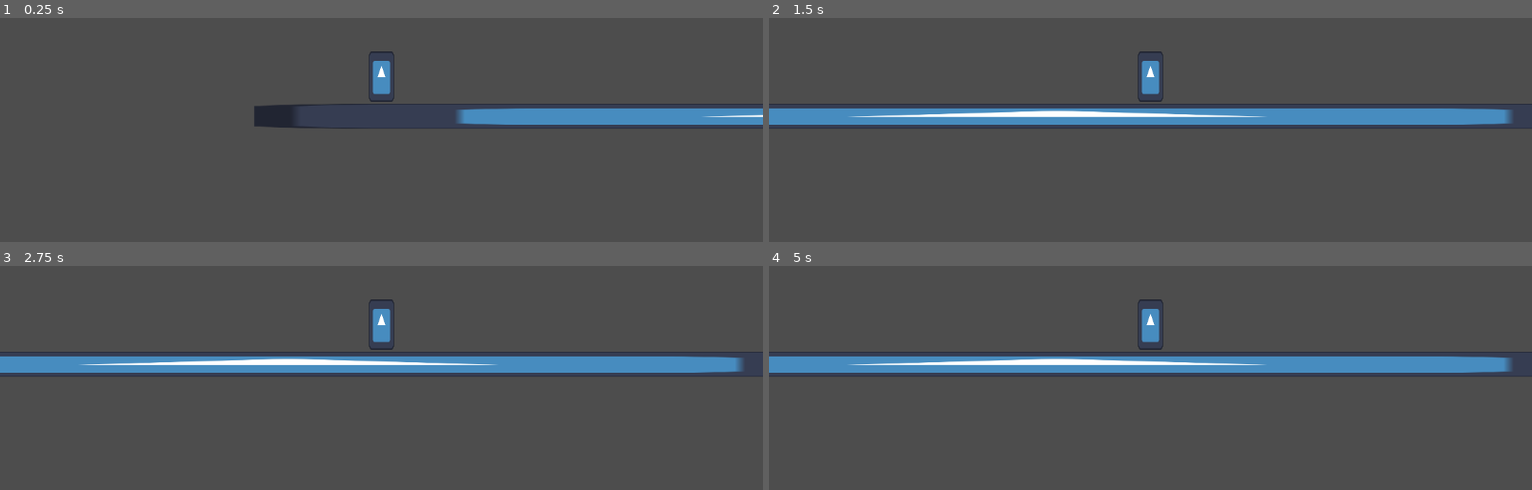
Above: before the commit, frames 1-4 (two rows, left to right).
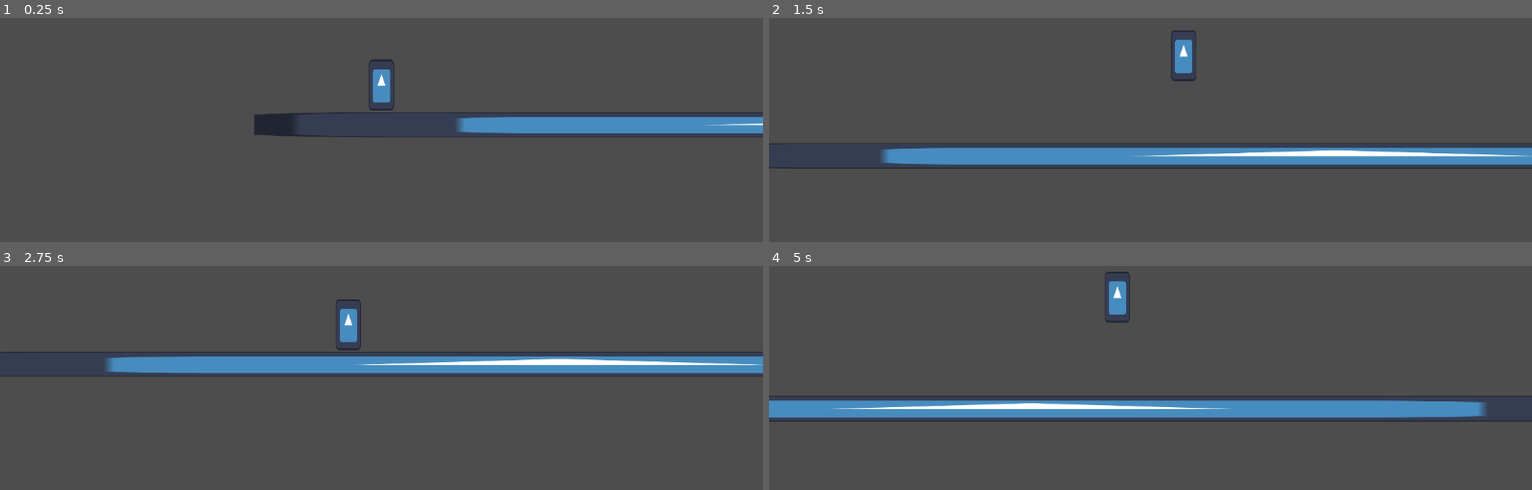
Above: after the commit, the same moments.

Repository: 24206BHS/rewind-time
Game: Godot game, scene res://level.tscn
Same seed, same stepped clock (60 frames per second), same inputs: the game is played once before the commit and once after it. The engine's default icon, where the game draws it, is replaced by a stand-in: a white triangle on a blue panel in a dark square.
Inputs:
- Up to frame 1 (0.25 s): no input
- Up to frame 2 (1.5 s): tap Enter (ui_accept) at 0.5, 0.6, 0.77, 1.07, 1.35 s; hold Right (ui_right) from 0.53 s (still down)
- Up to frame 3 (2.75 s): tap Enter (ui_accept) at 1.52, 1.82, 2.1 s; release Right (ui_right) at 2.03 s; hold Left (ui_left) from 2.03 s (still down)
- Up to frame 4 (5 s): release Left (ui_left) at 2.78 s; hold Right (ui_right) 2.78-4.28 s; tap Enter (ui_accept) at 2.85, 3.02, 3.32, 3.6, 3.77, 4.07, 4.35, 4.52, 4.82 s; hold Left (ui_left) from 4.28 s (still down)

The runs differ from the first frame. In frame 1, 4.5% of the frame differs, in the area x 33-100%, y 14-54%; in frame 2, 16%; in frame 3, 4.2%; in frame 4, 17%, in the area x 0-100%, y 2-70%.

Commit message:
Added rudimentary freezing

Diff:
--- a/character_body_2d.gd
+++ /dev/null
@@ -1,28 +0,0 @@
-extends CharacterBody2D
-
-
-const SPEED = 300.0
-const JUMP_VELOCITY = -400.0
-
-
-func _physics_process(delta: float) -> void:
-	# Add the gravity.
-	if not is_on_floor():
-		velocity += get_gravity() * delta
-
-	# Handle jump.
-	if Input.is_action_just_pressed("ui_accept") and is_on_floor():
-		velocity.y = JUMP_VELOCITY
-
-	# Get the input direction and handle the movement/deceleration.
-	# As good practice, you should replace UI actions with custom gameplay actions.
-	var direction := Input.get_axis("ui_left", "ui_right")
-	if direction:
-		velocity.x = direction * SPEED
-	else:
-		velocity.x = move_toward(velocity.x, 0, SPEED)
-
-	move_and_slide()
-
-func _on_timer_timeout() -> void:
-	pass # Replace with function body.
--- a/level.gd
+++ b/level.gd
@@ -1,10 +1,14 @@
 extends Node2D
 
+var player = preload("res://player.tscn")
 
-# Called when the node enters the scene tree for the first time.
 func _ready() -> void:
-	pass # Replace with function body.
+	pass
 
-# Called every frame. 'delta' is the elapsed time since the previous frame.
 func _process(delta: float) -> void:
 	pass
+
+func _on_timer_timeout() -> void:
+	var child = player.instantiate()
+	child.position = Vector2(100,450)
+	add_child(child)
--- a/level.tscn
+++ b/level.tscn
@@ -22,4 +22,14 @@
 
 [node name="CharacterBody2D" parent="." unique_id=229392035 instance=ExtResource("2_vonw3")]
 position = Vector2(100, 450)
-motion_mode = 1
+
+[node name="Camera" type="Camera2D" parent="CharacterBody2D" unique_id=39395001]
+zoom = Vector2(2, 2)
+position_smoothing_enabled = true
+position_smoothing_speed = 10.0
+
+[node name="Timer" type="Timer" parent="." unique_id=707845954]
+wait_time = 5.0
+autostart = true
+
+[connection signal="timeout" from="Timer" to="." method="_on_timer_timeout"]
--- /dev/null
+++ b/player.gd
@@ -0,0 +1,32 @@
+extends CharacterBody2D
+
+const SPEED = 300.0
+const JUMP_VELOCITY = -400.0
+
+var frozen = false
+
+func _ready() -> void:
+	get_parent().get_node("Timer").timeout.connect(_on_timer_timeout)
+
+func _physics_process(delta: float) -> void:
+	if !frozen:
+		# Add the gravity.
+		if not is_on_floor():
+			velocity += get_gravity() * delta
+
+		# Handle jump.
+		if Input.is_action_just_pressed("ui_accept") and is_on_floor():
+			velocity.y = JUMP_VELOCITY
+
+		# Get the input direction and handle the movement/deceleration.
+		# As good practice, you should replace UI actions with custom gameplay actions.
+		var direction := Input.get_axis("ui_left", "ui_right")
+		if direction:
+			velocity.x = direction * SPEED
+		else:
+			velocity.x = move_toward(velocity.x, 0, SPEED)
+
+		move_and_slide()
+
+func _on_timer_timeout() -> void:
+	frozen = true
--- a/player.tscn
+++ b/player.tscn
@@ -1,6 +1,6 @@
 [gd_scene format=3 uid="uid://cpolguad2iw22"]
 
-[ext_resource type="Script" uid="uid://b322kshechfx3" path="res://character_body_2d.gd" id="1_onrkg"]
+[ext_resource type="Script" uid="uid://b322kshechfx3" path="res://player.gd" id="1_onrkg"]
 [ext_resource type="Texture2D" uid="uid://che5x2ujttmxv" path="res://icon.svg" id="2_i3pqv"]
 
 [sub_resource type="CapsuleShape2D" id="CapsuleShape2D_oi3di"]
@@ -15,12 +15,3 @@
 [node name="Icon" type="Sprite2D" parent="." unique_id=1800351883]
 scale = Vector2(0.15, 0.3)
 texture = ExtResource("2_i3pqv")
-
-[node name="Camera2D" type="Camera2D" parent="." unique_id=1214570057]
-zoom = Vector2(2, 2)
-
-[node name="Timer" type="Timer" parent="." unique_id=1456122190]
-wait_time = 5.0
-autostart = true
-
-[connection signal="timeout" from="Timer" to="." method="_on_timer_timeout"]
Renamed: character_body_2d.gd.uid -> player.gd.uid
